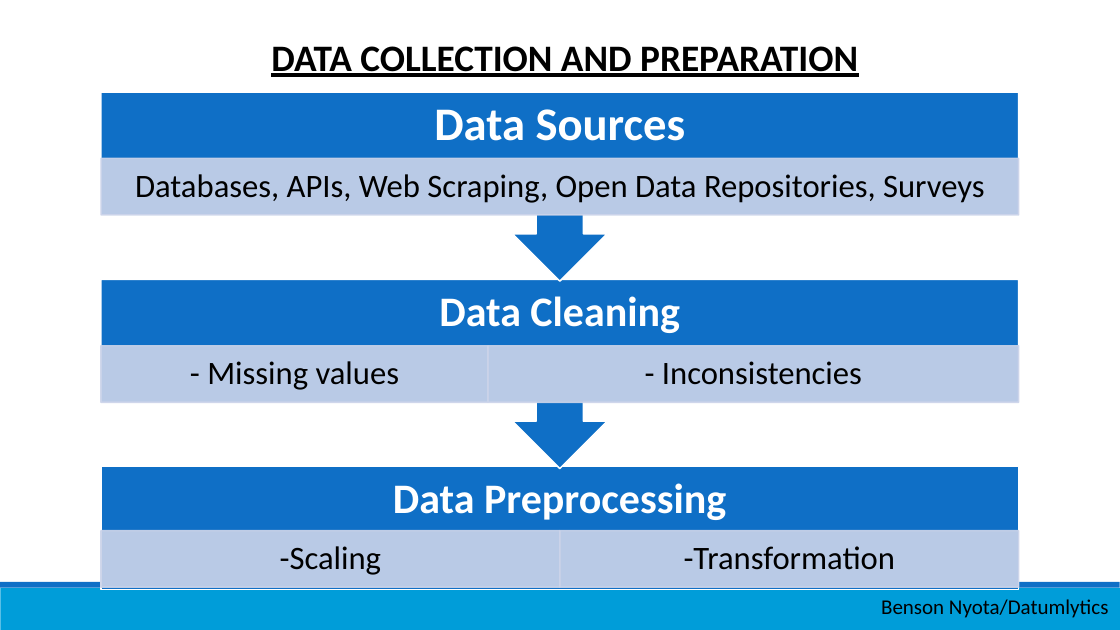
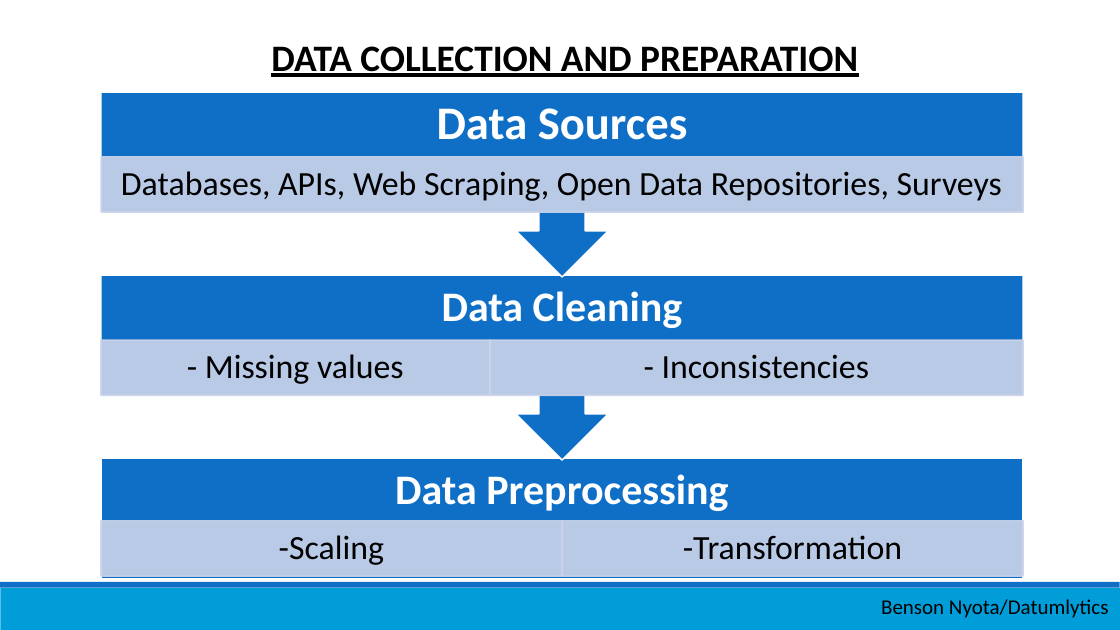
Before and after one commit to Nyotabenson/March24_Resources, a slide deck: slide 7 of 21_Intro... Machine Learning/Introduction_to_ML.pptx. Drawn at 1120x630 pixels with LibreOffice and Linux fonts; fonts in the diff are those of the drawing. Boxes give left, top, right and bottom in pixels: in the first picture for what was removed or moved away, otherwise in the second. Text is boxed around its words. In the diff, an @@ line names an element or a change of style, - is before the commit and + after.

```diff
--- a/21_Intro... Machine Learning/Introduction_to_ML.pptx
+++ b/21_Intro... Machine Learning/Introduction_to_ML.pptx
@@ up arrow callout: place and size @@
-up arrow callout at [101, 92, 1019, 281]
+up arrow callout at [101, 92, 1023, 277]
@@ rectangle: place and size @@
-rectangle at [101, 159, 1018, 215]
+rectangle at [101, 157, 1023, 213]
@@ text "Data Cleaning": place and size @@
-text "Data Cleaning" at [439, 296, 680, 333]
+text "Data Cleaning" at [442, 291, 683, 328]
@@ up arrow callout: place and size @@
-up arrow callout at [101, 280, 1019, 469]
+up arrow callout at [101, 276, 1023, 460]
@@ rectangle: place and size @@
-rectangle at [101, 346, 488, 402]
+rectangle at [101, 340, 490, 396]
@@ rectangle: place and size @@
-rectangle at [488, 346, 1019, 402]
+rectangle at [490, 340, 1023, 396]
@@ text "Data Preprocessing": place and size @@
-text "Data Preprocessing" at [393, 483, 726, 520]
+text "Data Preprocessing" at [395, 474, 728, 511]
@@ rectangle: place and size @@
-rectangle at [101, 467, 1019, 590]
+rectangle at [101, 459, 1023, 579]
@@ size 28 to 29 pt in 5 elements at [121, 171, 1002, 201], [205, 354, 404, 384], [662, 354, 869, 379], [279, 535, 384, 565], [683, 535, 902, 560] @@
@@ 2 texts, 2 rectangles: place and size @@
-2 texts, 2 rectangles at [101, 531, 1018, 587]
+2 texts, 2 rectangles at [101, 521, 1023, 576]
```
Also in this commit, not shown: 5 other slides changed, 6 other files.
